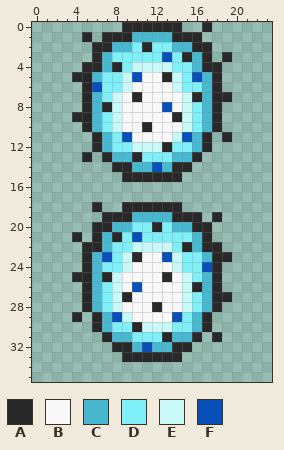
Two states of a pixel-art sprite, Expanded Enemies/Pokeys/[Skins]/SMB3/effect-865.png. Above, as it was before the edit.
The file is 48x72 pixels, drawn in blocks of 2x2; one block is one cell here.
Palette (. is transparent): A #282828  B #f8f8f8  C #48b8d0  D #80f0f8  E #c8f8f8  F #0850b8
After the commit:
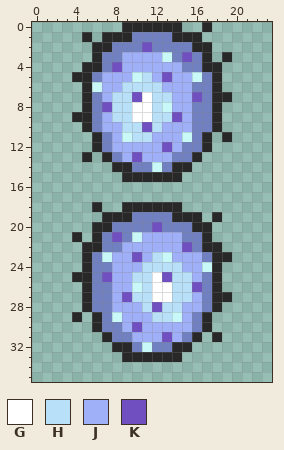
Colours new in this view: G #ffffff  H #b8e0f8  J #a0b0f8  K #7050c0
The exact change:
@@ palette @@
-C #48b8d0
+C #7080c0
@@ x 4..18 @@
  1 .A.AAACCCCAAA..
- 2 ..AACCDADDCCAA.
- 3 ..ACDDDDDFDACA.
- 4 .AACADEEEEDDCAA
- 5 AACDDEFBBAEDFCA
- 6 .AFDDEBBBBEDDCA
- 7 .ACDEBABBBBEACA
- 8 .ACAEBBBBFBEDCA
- 9 AACDEBBBBBAEDCA
-10 .ACDEBBABBBEDCA
-11 ..ACDFBBBBEFCA.
-12 ..ACDDEEEADDCA.
-13 .A.ACCADDDCCA..
-14 ....AACCFCAA...
+ 2 ..AACCCKCCCCAA.
+ 3 ..ACCJJJJECKCA.
+ 4 .AACKJJJJJJCCAA
+ 5 AACJJJEHJKJJECA
+ 6 .AEJJHHHHJJJCCA
+ 7 .ACJHHKGHHJJKCA
+ 8 .ACKHHGGHEJJCCA
+ 9 AACJHHGGHHKJCCA
+10 .ACJJHHKHJJJCCA
+11 ..ACJEHHJJJECA.
+12 ..ACJJJJJKJCCA.
+13 .A.ACJKJJJCCA..
+14 ....AACCECAA...
 15 .....AAAAAA....
@@ x 5..19 @@
 19 ..AAACCCCAAA.A.
-20 .AACCDDADCCAA..
-21 .ACADFDDDDDCA..
-22 AACDDEEEEDACAA.
-23 ACFDEABBFEDDCAA
-24 ACDDEBBBBEDDFA.
-25 ACAEBBBBABEDCA.
-26 ACDEBFBBBBEACA.
-27 ACDEABBBBBEDCAA
-28 ACDEBBBABBEDCA.
-29 .ACFEBBBBFDCA..
-30 .ACDDAEEEDDCA..
-31 ..ACCDDDACCA.A.
-32 ...AACFCCAA....
+20 .AACCCCKCCCAA..
+21 .ACKCEJJJJCCA..
+22 AACCJJJJJJKCAA.
+23 ACEJJKJHEJJJCAA
+24 ACCJJJHHHHJJEA.
+25 ACKJJHHGKHHJCA.
+26 ACCJJEHGGHHKCA.
+27 ACCJKHHGGHHJCAA
+28 ACCJJJHKHHJJCA.
+29 .ACEJJJHHEJCA..
+30 .ACCJKJJJJJCA..
+31 ..ACCJJJKJCA.A.
+32 ...AACECCAA....
 33 ....AAAAAA.....
Changed places in both pictures, as pixel boxes (x1, y1, x2, y2):
changed: (92, 32, 212, 172)
changed: (92, 212, 212, 352)
